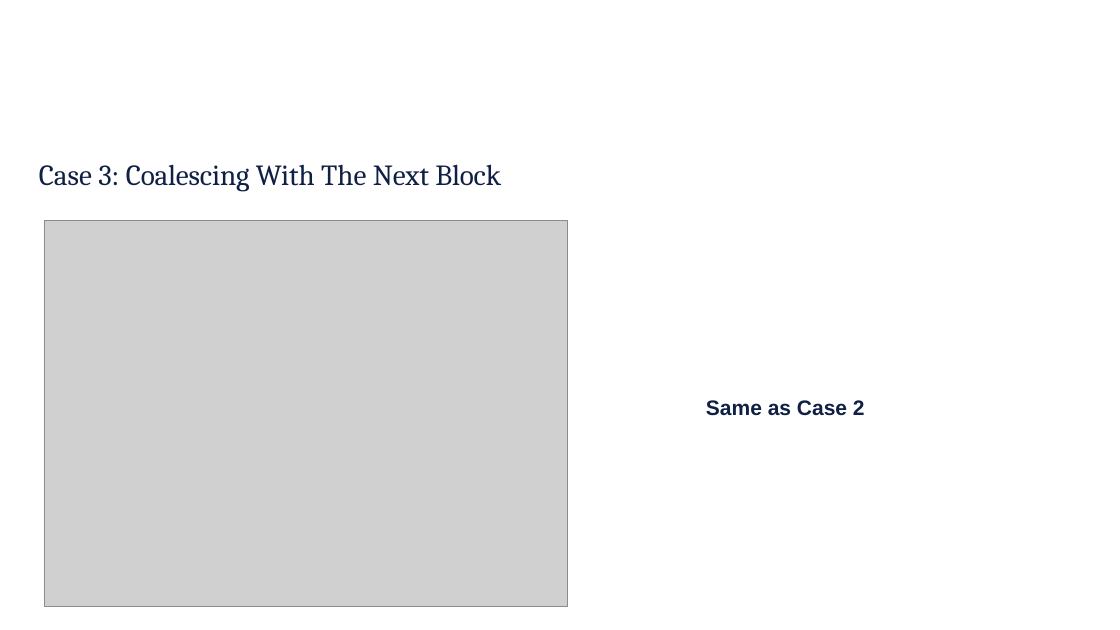
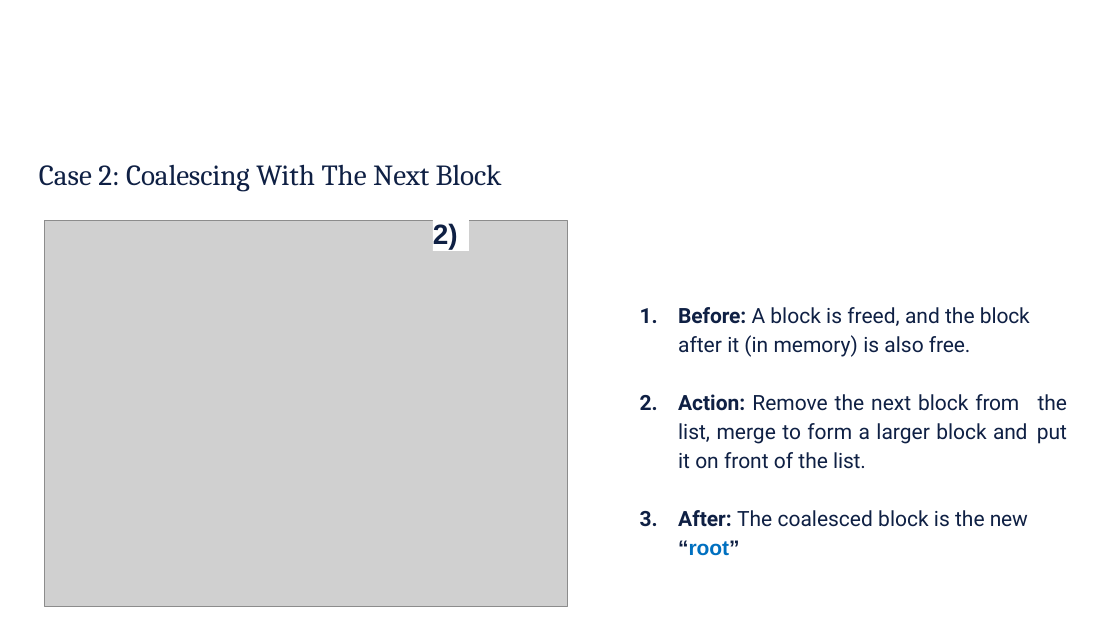
Before and after one commit to rbjohns8/CSC362-Spring-2026, a slide deck: slide 28 of Lecture Slides/16 - Free Block Management.pptx (slide 30 before the commit). Drawn at 1120x630 pixels with LibreOffice and Linux fonts; fonts in the diff are those of the drawing; grey boxes stand for pictures; background and template pictures are left out. Boxes give left, top, right and bottom in pixels: in the first picture for what was removed or moved away, otherwise in the second. Text is boxed around its words. In the diff, an @@ line names an element or a change of style, - is before the commit and + after.

```diff
--- a/Lecture Slides/16 - Free Block Management.pptx
+++ b/Lecture Slides/16 - Free Block Management.pptx
@@ title at (x1=39, y1=164, x2=502, y2=192): text changed @@
-Case 3: Coalescing With The Next Block
+Case 2: Coalescing With The Next Block
@@ rectangle added at (x1=433, y1=217, x2=469, y2=250), fill #FFFFFF, 24 pt, text #0F2044, bold @@
+2)
@@ text added at (x1=678, y1=307, x2=1068, y2=556), 18 pt, text #0F2044 @@
+1. Before: A block is freed, and the block after it (in memory) is also free.
+2. Action: Remove the next block from the list, merge to form a larger block and put it on front of the list.
+3. After: The coalesced block is the new
+“root”
@@ text removed at (x1=706, y1=400, x2=865, y2=416) @@
-Same as Case 2
```
Also in this commit, not shown: 3 other slides changed.
